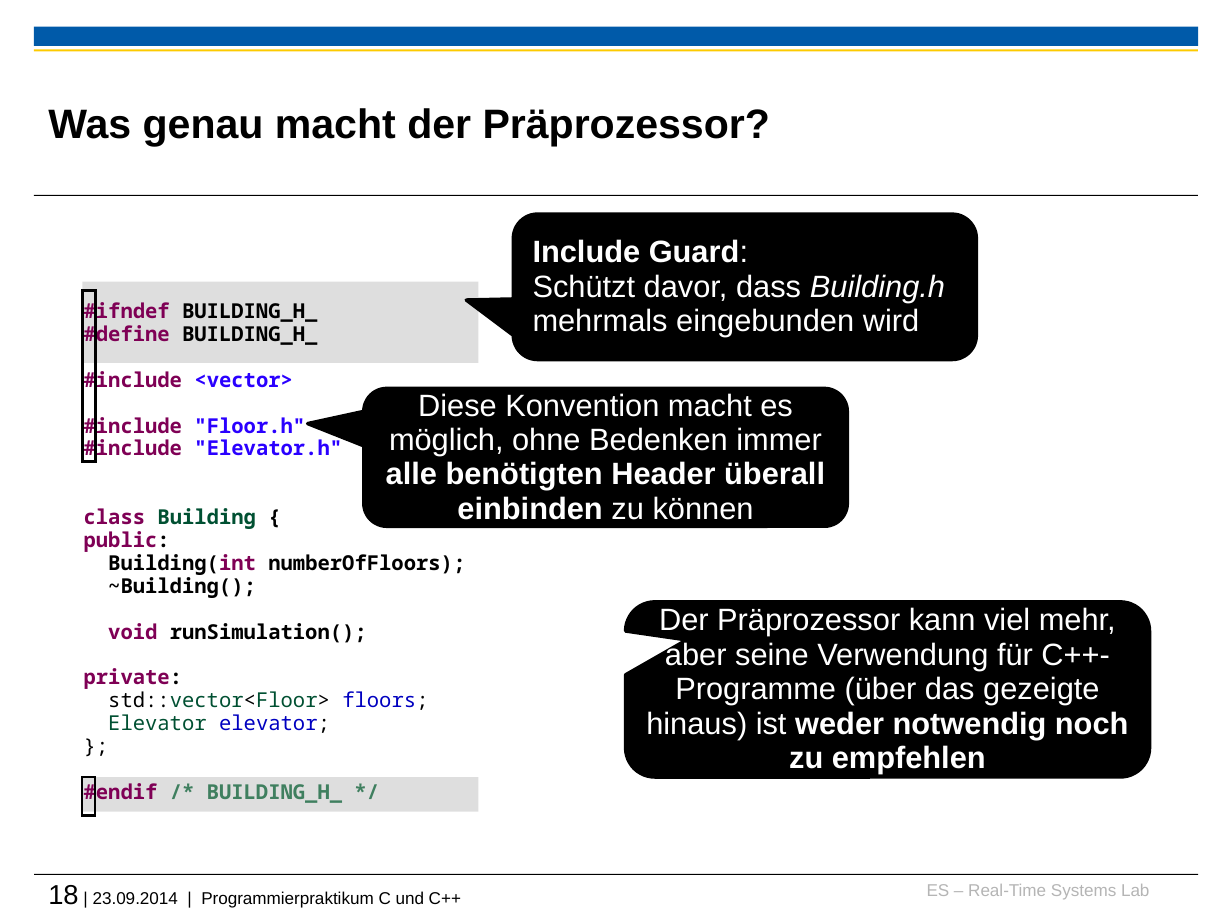
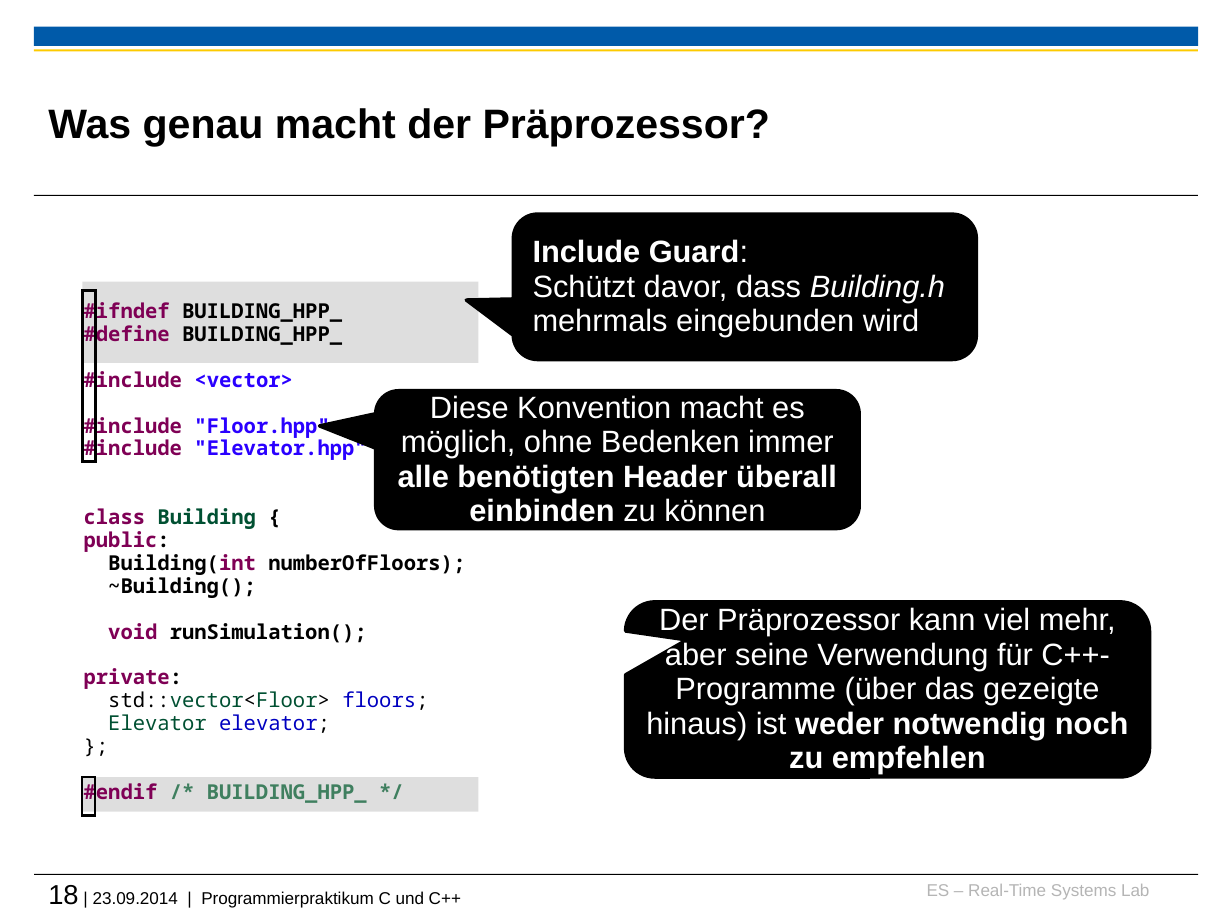
Before and after one commit to h82k/tud-cppp, a slide deck: slide 18 of Vorlesung/1 Einführung.pptx. Drawn at 1232x924 pixels with LibreOffice and Linux fonts; fonts in the diff are those of the drawing; background and template pictures are left out. Boxes give left, top, right and bottom in pixels: in the first picture for what was removed or moved away, otherwise in the second. Text is boxed around its words. In the diff, an @@ line names an element or a change of style, - is before the commit and + after.

```diff
--- a/Vorlesung/1 Einführung.pptx
+++ b/Vorlesung/1 Einführung.pptx
@@ text at (x1=84, y1=299, x2=342, y2=348): text changed @@
-#ifndef BUILDING_H_
-#define BUILDING_H_
+#ifndef BUILDING_HPP_
+#define BUILDING_HPP_
@@ text at (x1=84, y1=413, x2=366, y2=462): text changed @@
-#include "Floor.h"
-#include "Elevator.h"
+#include "Floor.hpp"
+#include "Elevator.hpp"
@@ rounded speech box "Diese Konvention macht es möglich, ..." moved from (x1=363, y1=388, x2=848, y2=526) to (x1=376, y1=391, x2=860, y2=529) @@
@@ text at (x1=84, y1=779, x2=367, y2=805): text changed @@
-#endif /* BUILDING_H_ */
+#endif /* BUILDING_HPP_ */
```
Also in this commit, not shown: 4 other slides changed, 5 other files.
